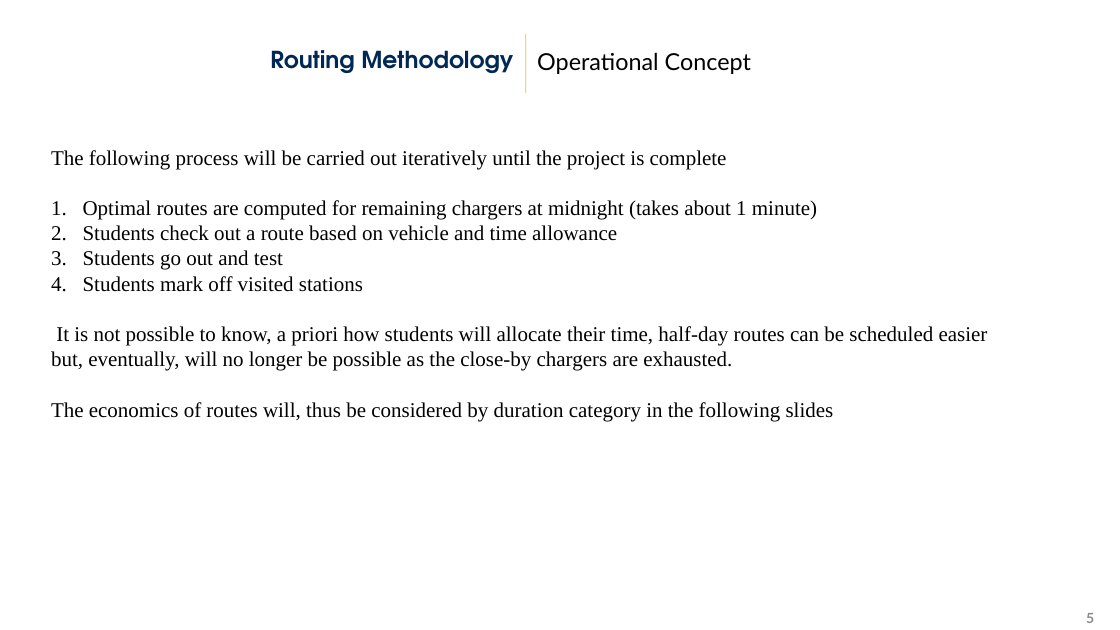
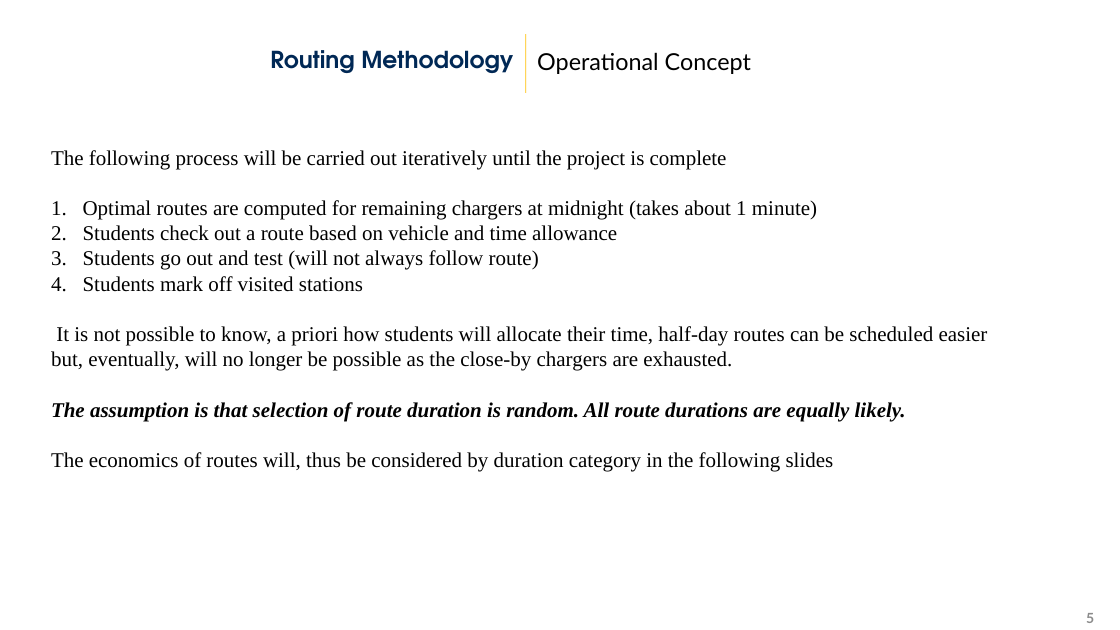
Before and after one commit to airabino/electric_vrp, a slide deck: slide 5 of 02_07_24.pptx. Drawn at 1120x630 pixels with LibreOffice and Linux fonts; fonts in the diff are those of the drawing; background and template pictures are left out. Boxes give left, top, right and bottom in pixels: in the first picture for what was removed or moved away, otherwise in the second. Text is boxed around its words. In the diff, an @@ line names an element or a change of style, - is before the commit and + after.

```diff
--- a/02_07_24.pptx
+++ b/02_07_24.pptx
@@ text at bbox=[83, 250, 539, 270]: text changed @@
-3. Students go out and test
+3. Students go out and test (will not always follow route)
@@ text at bbox=[51, 402, 906, 421]: paragraph added @@
+The assumption is that selection of route duration is random. All route durations are equally likely.
```
Also in this commit, not shown: 6 other slides changed, 14 slides added, 21 other files.
